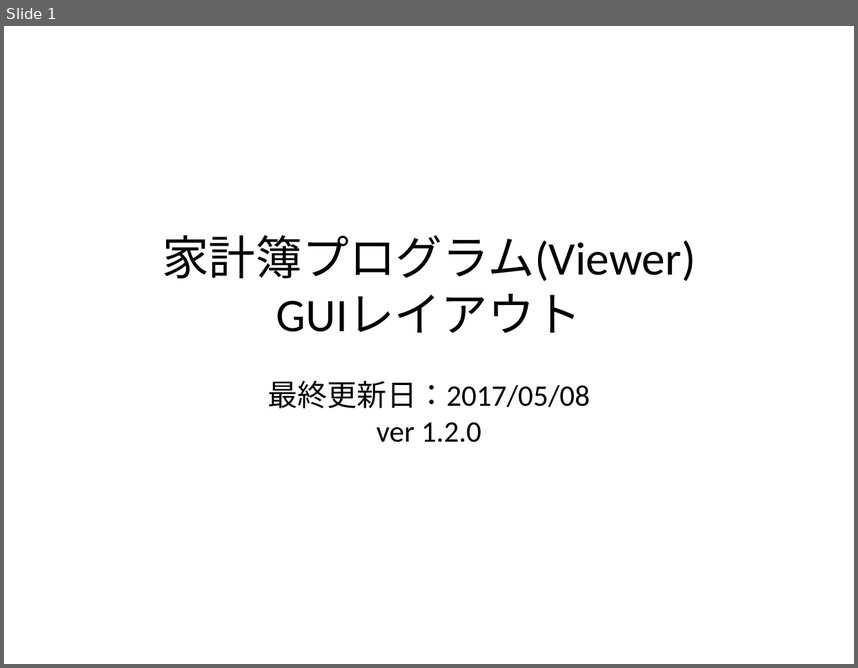
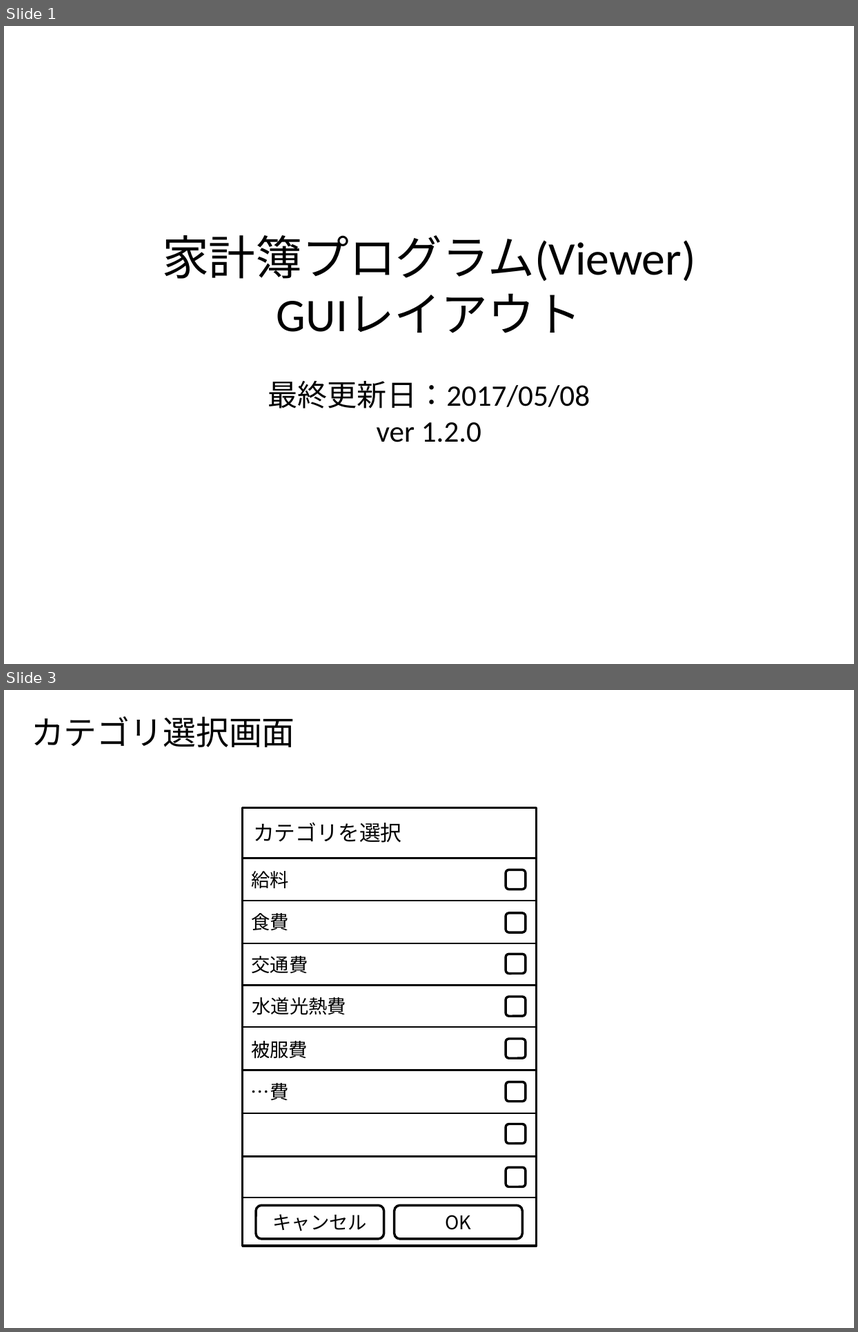
Before and after one commit to Leonis0813/chort, a slide deck: bin/zosma.pptx. Shown one above the other, each under a label of ours: slide 1 before the commit, slides 1 and 3 after it; the slides between them are not shown. The pictures are 858x668 and 858x1332 pixels, drawn with LibreOffice and Linux fonts; fonts in the diff are those of the drawing. Boxes give left, top, right and bottom in pixels: in the first picture for what was removed or moved away, otherwise in the second. Text is boxed around its words. In the diff, an @@ line names an element or a change of style, - is before the commit and + after.

```diff
--- a/bin/zosma.pptx
+++ b/bin/zosma.pptx
@@ slide 3 added at [4,690,854,1328], background #FFFFFF @@
@@ text added at [31,716,295,747], 28 pt, text #000000 @@
+カテゴリ選択画面
@@ group added at [243,807,537,1245]: 10 rounded rectangles, 9 lines, 7 texts, 1 rectangle @@
+キャンセル
+OK
+カテゴリを選択
+給料
+食費
+交通費
+水道光熱費
+被服費
+…費
```
Also in this commit, not shown: 1 slide changed, 1 other file.
